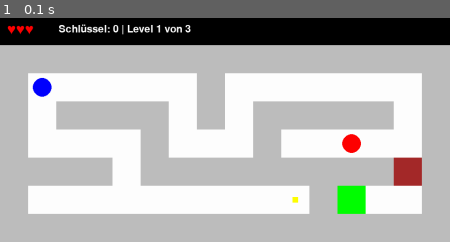
Above: before the commit, frame 1.
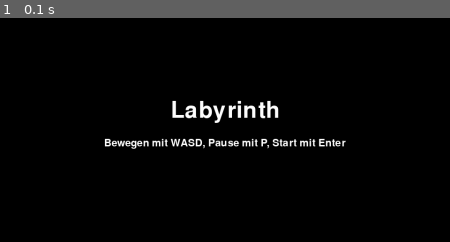
Above: after the commit, the same moment.

Repository: binaerverkehr/pygamece-tutorial
Game: pygame game, started from game.py
The game is run twice, just before and just after one commit, with the same random seed, the same clock (stepped at 60 frames per second) and the same inputs.
Inputs:
- Up to frame 1 (0.1 s): no input

The runs differ from the first frame. In frame 1, 88% of the frame differs, in the area x 0-100%, y 2-100%.

Commit message:
2. Startbildschirm zeichnen

Diff:
--- a/game.py
+++ b/game.py
@@ -166,6 +166,24 @@
     def render(self):
         # Hintergrund zeichnen
         self.window.fill("black")
+
+        if self.state == "menu":
+            self.render_menu()
+        else:
+            self.render_game()
+
+        pygame.display.flip()
+
+    def render_menu(self):
+        center_x, center_y = self.window.get_rect().center
+
+        title = self.overlay_font.render("Labyrinth", True, "white")
+        self.window.blit(title, title.get_rect(center=(center_x, center_y - 40)))
+
+        hint = self.hud_font.render("Bewegen mit WASD, Pause mit P, Start mit Enter", True, "white")
+        self.window.blit(hint, hint.get_rect(center=(center_x, center_y + 30)))
+
+    def render_game(self):
         self.playfield.fill("white")
 
         self.level.render(self.playfield)
@@ -180,7 +198,6 @@
 
         self.window.blit(self.playfield, (0, HUD_HEIGHT))
         self.render_hud()
-        pygame.display.flip()
 
     def run(self):
         while self.running:
